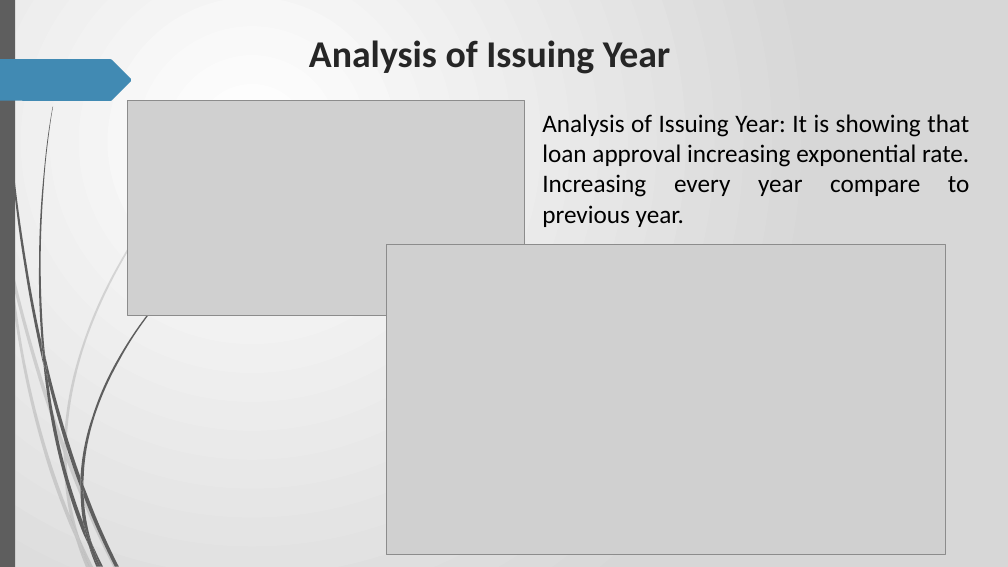
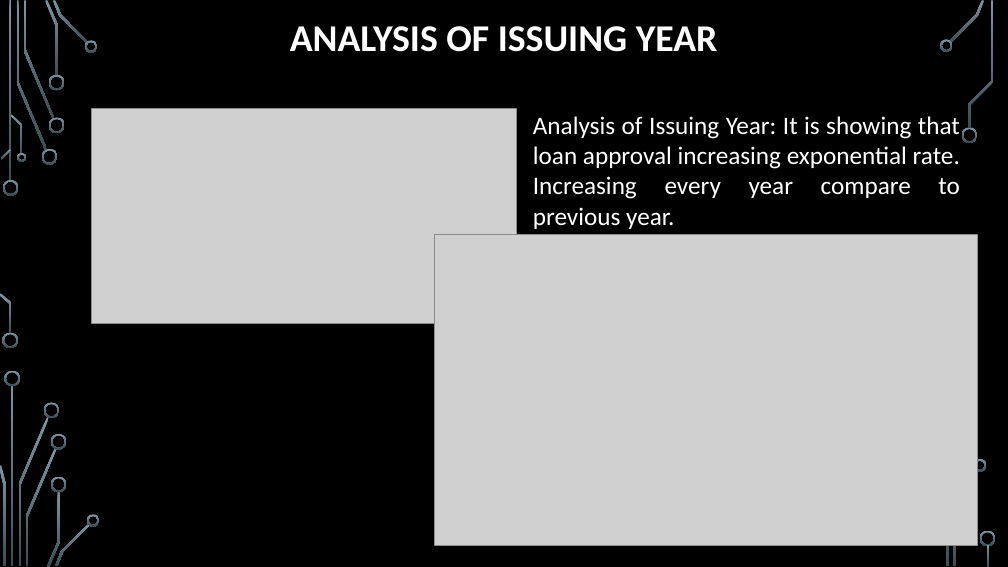
Before and after one commit to RavishankarDuMCA10/LendingClubCaseStudy, a slide deck: slide 11 of Case_Study.pptx (slide 32 before the commit). Drawn at 1008x567 pixels with LibreOffice and Linux fonts; fonts in the diff are those of the drawing; grey boxes stand for pictures; background and template pictures are left out. Boxes give left, top, right and bottom in pixels: in the first picture for what was removed or moved away, otherwise in the second. Text is boxed around its words. In the diff, an @@ line names an element or a change of style, - is before the commit and + after.

```diff
--- a/Case_Study.pptx
+++ b/Case_Study.pptx
@@ background gradient #FFFFFF to #D7D7D7 to picture (left out) @@
@@ rectangle removed at (0,0,15,567) @@
@@ title "ANALYSIS OF ISSUING YEAR" at (290,26,718,52): vertical alignment top to middle @@
@@ title at (290,26,718,52): text changed; text colour #262626 to #FFFFFF @@
-Analysis of Issuing Year
+ANALYSIS OF ISSUING YEAR
@@ freeform shape removed at (0,59,132,101) @@
@@ picture: place and size @@
-picture at (128,101,525,315)
+picture at (91,109,516,324)
@@ text "Analysis of Issuing Year: It ...": place and size @@
-text "Analysis of Issuing Year: It ..." at (542,114,970,227)
+text "Analysis of Issuing Year: It ..." at (533,116,960,229)
@@ text "Analysis of Issuing Year: It ..." at (533,116,960,229): text colour #000000 to #FFFFFF @@
@@ picture: place and size @@
-picture at (386,245,945,555)
+picture at (435,234,978,544)
@@ fill #5E5E5E to gradient #7C96A3 to #3B4C54 in 5 elements at (55,523,90,566), (51,476,67,492), (87,514,100,526), (18,417,48,566), (0,293,11,333) @@
@@ freeform shape: place and size @@
-freeform shape at (42,340,48,382)
+freeform shape at (0,293,11,333)
@@ freeform shape: place and size @@
-freeform shape at (43,361,88,546)
+freeform shape at (18,417,48,566)
@@ freeform shape: place and size @@
-freeform shape at (67,451,117,567)
+freeform shape at (26,448,57,566)
@@ fill #5E5E5E at 20% opacity to gradient #7C96A3 to #3B4C54 in 3 elements at (26,448,57,566), (47,492,60,567), (51,434,67,450) @@
@@ freeform shape: place and size @@
-freeform shape at (64,443,67,461)
+freeform shape at (51,434,67,450)
@@ freeform shape: place and size @@
-freeform shape at (80,477,83,496)
+freeform shape at (51,476,67,492)
@@ freeform shape: place and size @@
-freeform shape at (64,453,79,538)
+freeform shape at (47,492,60,567)
@@ group removed at (2,0,197,567): 7 freeform shapes @@
@@ freeform shape: place and size @@
-freeform shape at (83,523,101,566)
+freeform shape at (55,523,90,566)
@@ group removed at (0,116,236,567): 7 freeform shapes @@
@@ freeform shape: place and size @@
-freeform shape at (92,544,104,567)
+freeform shape at (87,514,100,526)
@@ group added at (0,0,996,566): 25 freeform shapes, 3 rectangles @@
```
Also in this commit, not shown: 15 other slides changed, 4 slides added, 27 slides removed.
